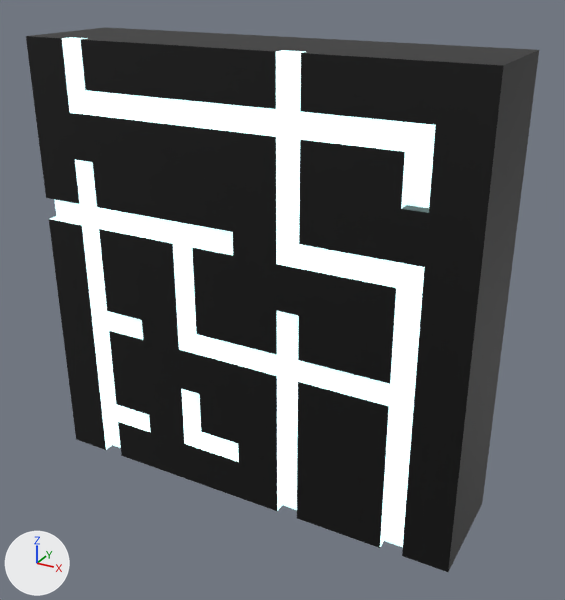
The FBX model Assets/tubes_puzzle.fbx: old version first, new version second.
Both versions are drawn from a 50 mm camera at (1.86, -2.76, 1.81) aimed at (0.34, 0.01, 0.42). Every picture has the same lights, and +X, +Y and +Z are marked at lower left. Where no turn or scale is listed for an object, it has been applied to the vertices.

The older version as bpy lines, for what is in view:
```python
ob_side_2 = bpy.data.objects.new('side_2', me_mesh_013)
ob_side_2.location = (1.0, 0.0, 1.25)
ob_side_2.rotation_euler = (-1.571, 0.0, -3.142)  # degrees (-90, 0, -180)
ob_side_2.scale = (0.01, 0.01, 0.01)
ob_side_3 = bpy.data.objects.new('side_3', me_mesh_010)
ob_side_3.location = (1.0, 0.0, 0.75)
ob_side_3.rotation_euler = (-1.571, 0.0, -3.142)  # degrees (-90, 0, -180)
ob_side_3.scale = (0.01, 0.01, 0.01)
ob_side_4 = bpy.data.objects.new('side_4', me_mesh_006)
ob_side_4.location = (0.0, 0.0, -0.25)
ob_sidsed2 = bpy.data.objects.new('sidsed2', me_mesh_009)
ob_sidsed2.location = (0.0, 0.0, 0.75)
ob_sidsed2.rotation_euler = (1.571, 1.571, 0.0)  # degrees (90, 90, 0)
ob_sidsed2.scale = (0.01, 0.01, 0.01)
ob_sidsed2_2 = bpy.data.objects.new('sidsed2_2', me_mesh_002)
ob_sidsed2_2.location = (1.0, 0.0, 0.25)
ob_sidsed2_2.rotation_euler = (-1.571, 0.0, -3.142)  # degrees (-90, 0, -180)
ob_sidsed2_2.scale = (0.01, 0.01, 0.01)
ob_straight = bpy.data.objects.new('straight', me_mesh_014)
ob_straight.location = (0.0, 0.0, 1.25)
ob_straight.rotation_euler = (1.571, -1.571, 0.0)  # degrees (90, -90, 0)
ob_straight.scale = (0.01, 0.01, 0.01)
# also in view: 'cross_1' at (0.5, 0.0, 1.25); 'side' at (-0.5, 0.0, 1.25); 'cross_2' at (-0.5, 0.0, 0.75); 'side_1' at (0.5, 0.0, 0.75); 'straight_3' at (0.5, 0.0, -0.25)
```
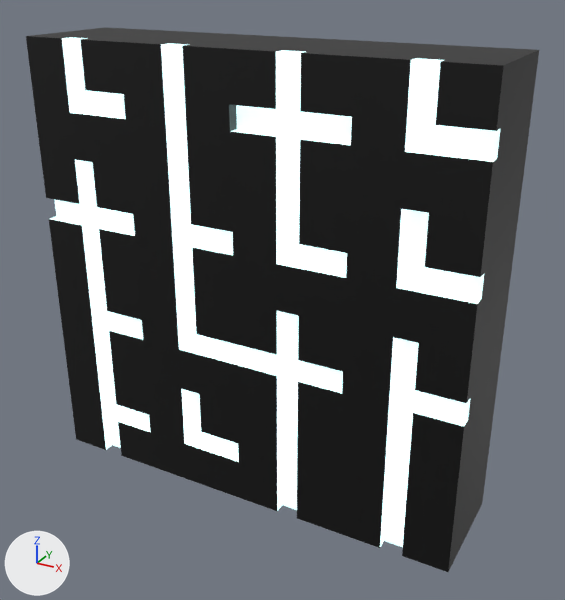
Commit message: puzzle updated
puzzle tubes updated

Location of each change, (x1, y1, x2, y2) in pixels of the pictures (565 x 600 px):
'side_2', turned: before (349, 43, 539, 221); after (349, 43, 539, 222)
'side_3', turned: (345, 187, 522, 355) in both
'sidsed2_2', turned: (341, 306, 507, 471) in both
'straight', turned: (120, 32, 290, 183) in both
'sidsed2', turned: (130, 168, 234, 301) in both

The edits, one by one:
Object 'sidsed2_2' (ob_sidsed2_2) turns from (-90, 0, -180) to (90, 0, 0) degrees about x, y and z.
Object 'straight' (ob_straight) turns from (90, -90, 0) to (90, 0, 0) degrees about x, y and z.
Object 'sidsed2' (ob_sidsed2) turns from (90, 90, 0) to (90, 0, 0) degrees about x, y and z.
Object 'side_3' (ob_side_3) turns from (-90, 0, -180) to (90, 0, 0) degrees about x, y and z.
Object 'side_2' (ob_side_2) turns from (-90, 0, -180) to (90, 0, 0) degrees about x, y and z.
